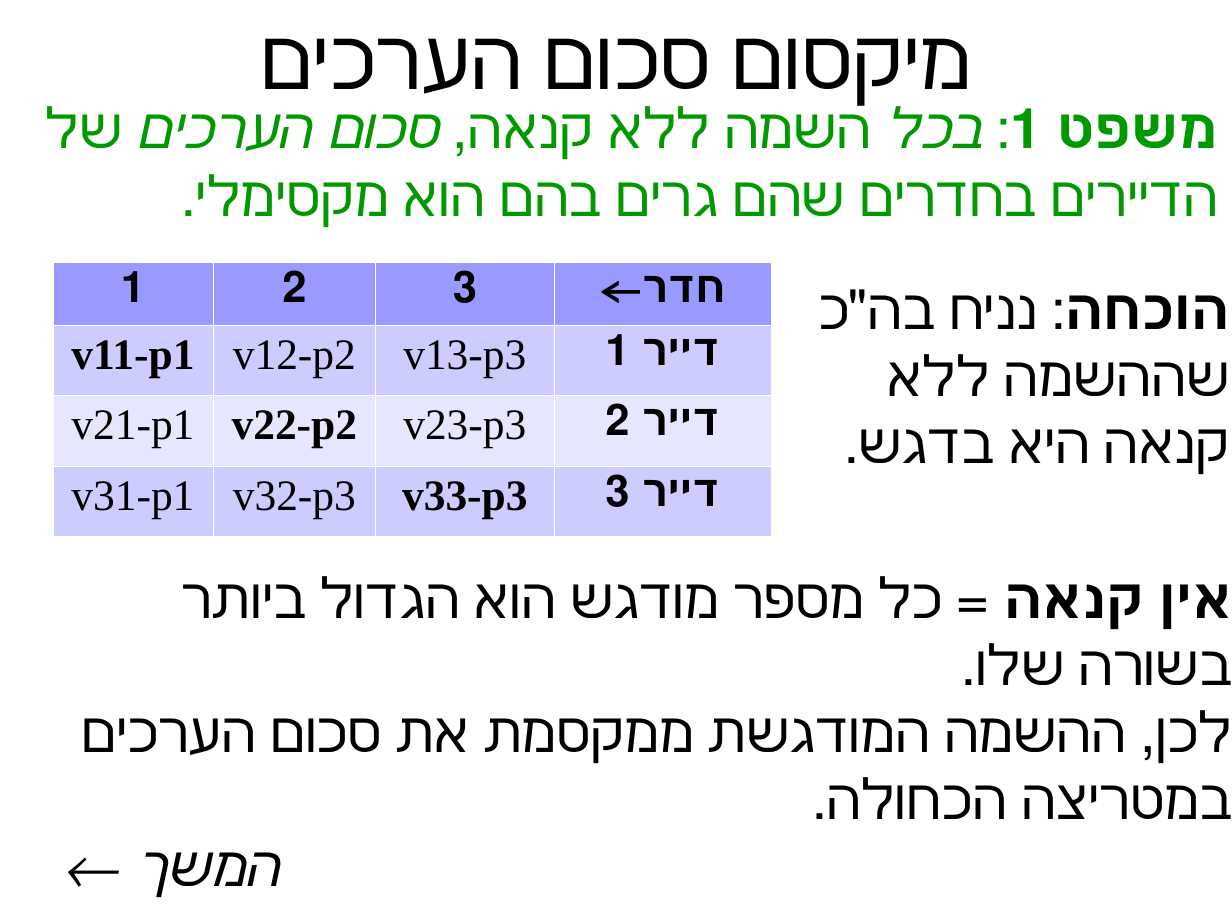
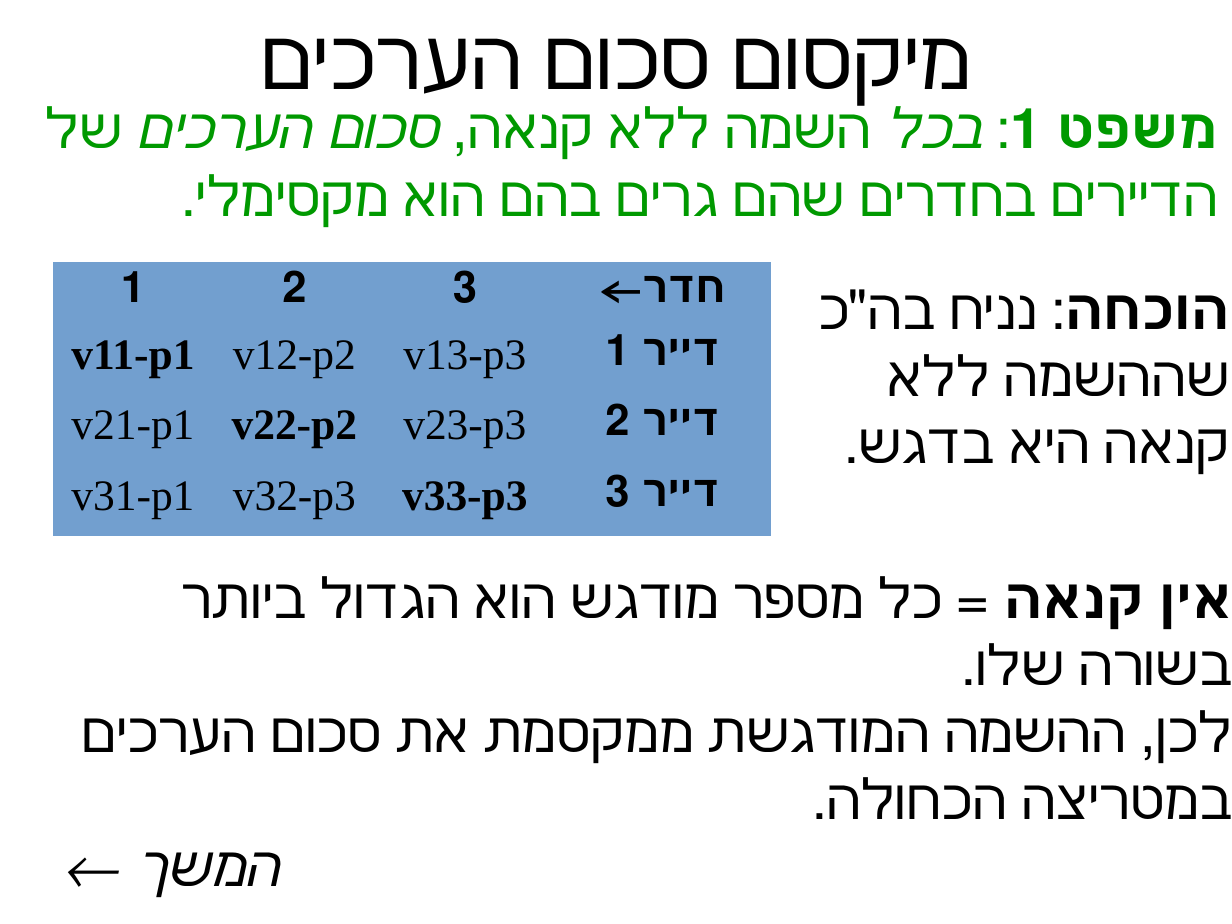
Before and after one commit to erelsgl-at-ariel/algorithms-5781, a slide deck: slide 14 of 03-rental-harmony/slides.odp (slide 13 before the commit). Drawn at 1232x924 pixels with LibreOffice and Linux fonts; fonts in the diff are those of the drawing. Boxes give left, top, right and bottom in pixels: in the first picture for what was removed or moved away, otherwise in the second. Text is boxed around its words. In the diff, an @@ line names an element or a change of style, - is before the commit and + after.

```diff
--- a/03-rental-harmony/slides.odp
+++ b/03-rental-harmony/slides.odp
@@ table at [53, 263, 771, 537] @@
@@ fill #9999FF to #729FCF in row 1 @@
@@ fill #CCCCFF to #729FCF in 8 cells @@
@@ fill #E6E6FF to #729FCF in row 3 @@
@@ borders changed @@
```
Also in this commit, not shown: 8 other slides changed, 1 slide added, 13 other files.
